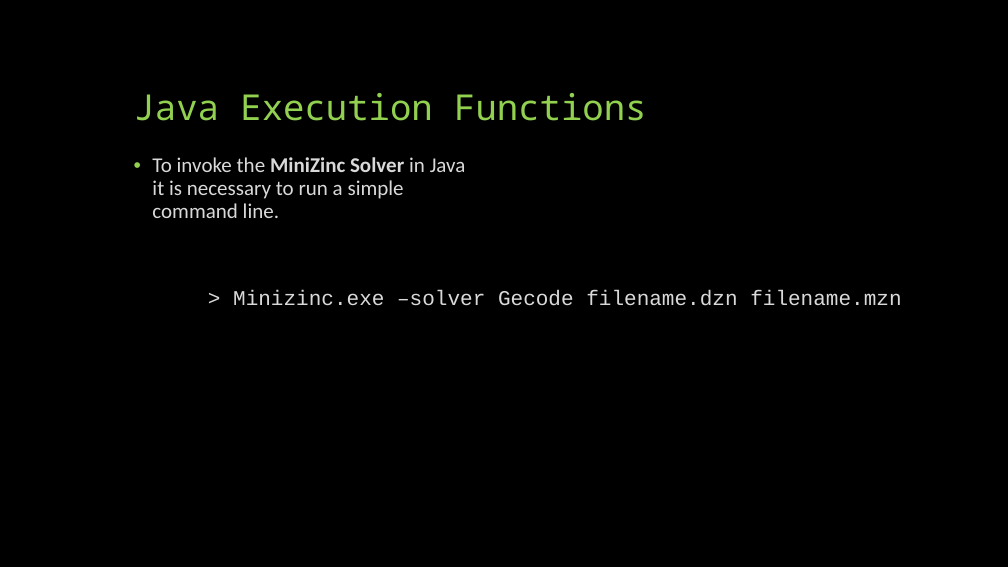
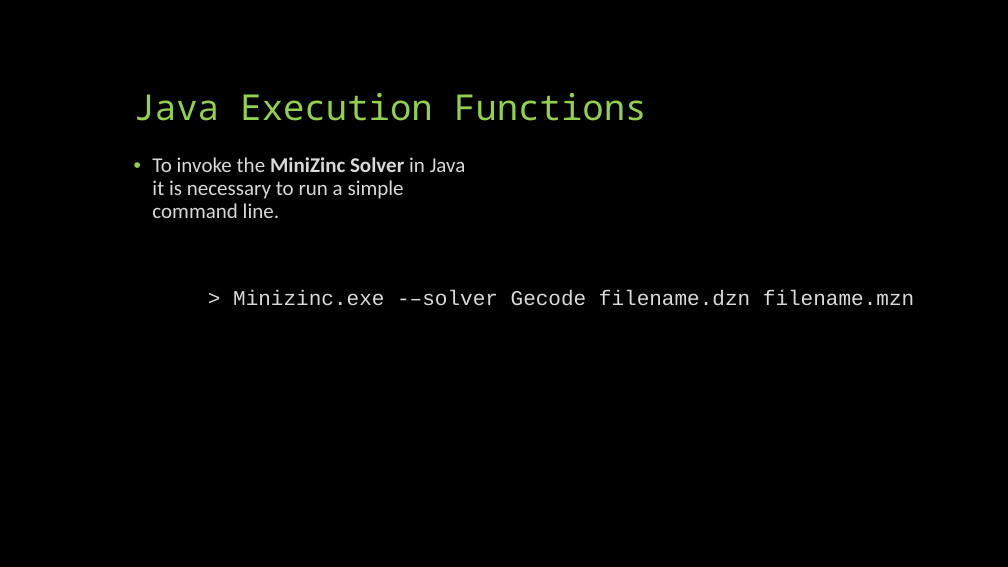
Before and after one commit to MartinaCanonPh/ProjectKr, a slide deck: slide 7 of Job Scheduling in MiniZinc.pptx. Drawn at 1008x567 pixels with LibreOffice and Linux fonts; fonts in the diff are those of the drawing. Boxes give left, top, right and bottom in pixels: in the first picture for what was removed or moved away, otherwise in the second. Text is boxed around its words. In the diff, an @@ line names an element or a change of style, - is before the commit and + after.

Commit message:
minor changes
added pdf file with the presentation and improving minizinc output

```diff
--- a/Job Scheduling in MiniZinc.pptx
+++ b/Job Scheduling in MiniZinc.pptx
@@ text at bbox=[233, 290, 914, 306]: text changed @@
-> Minizinc.exe –solver Gecode filename.dzn filename.mzn
+> Minizinc.exe -–solver Gecode filename.dzn filename.mzn
```
Also in this commit, not shown: 3 other slides changed, 8 other files.
